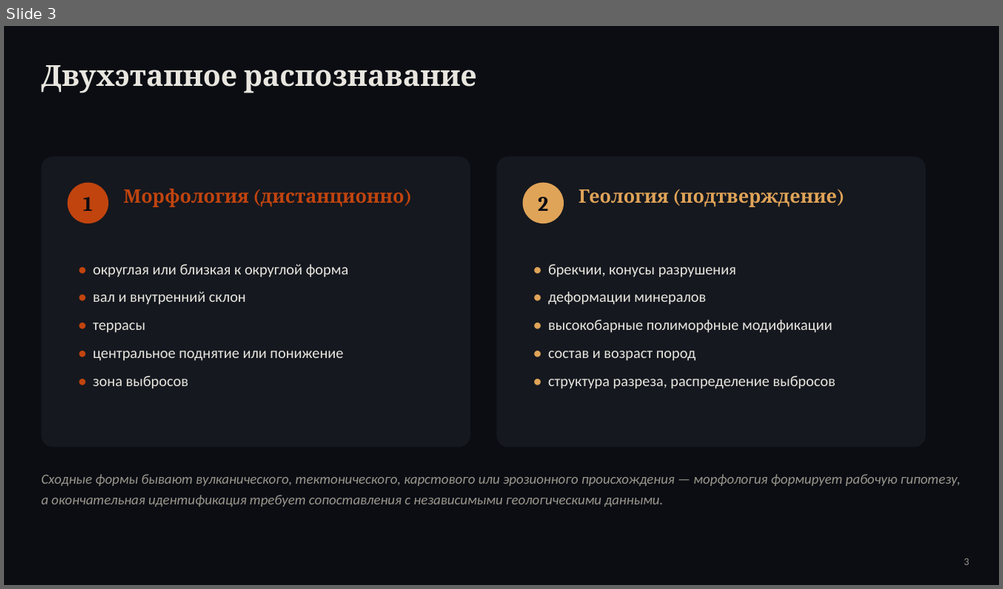
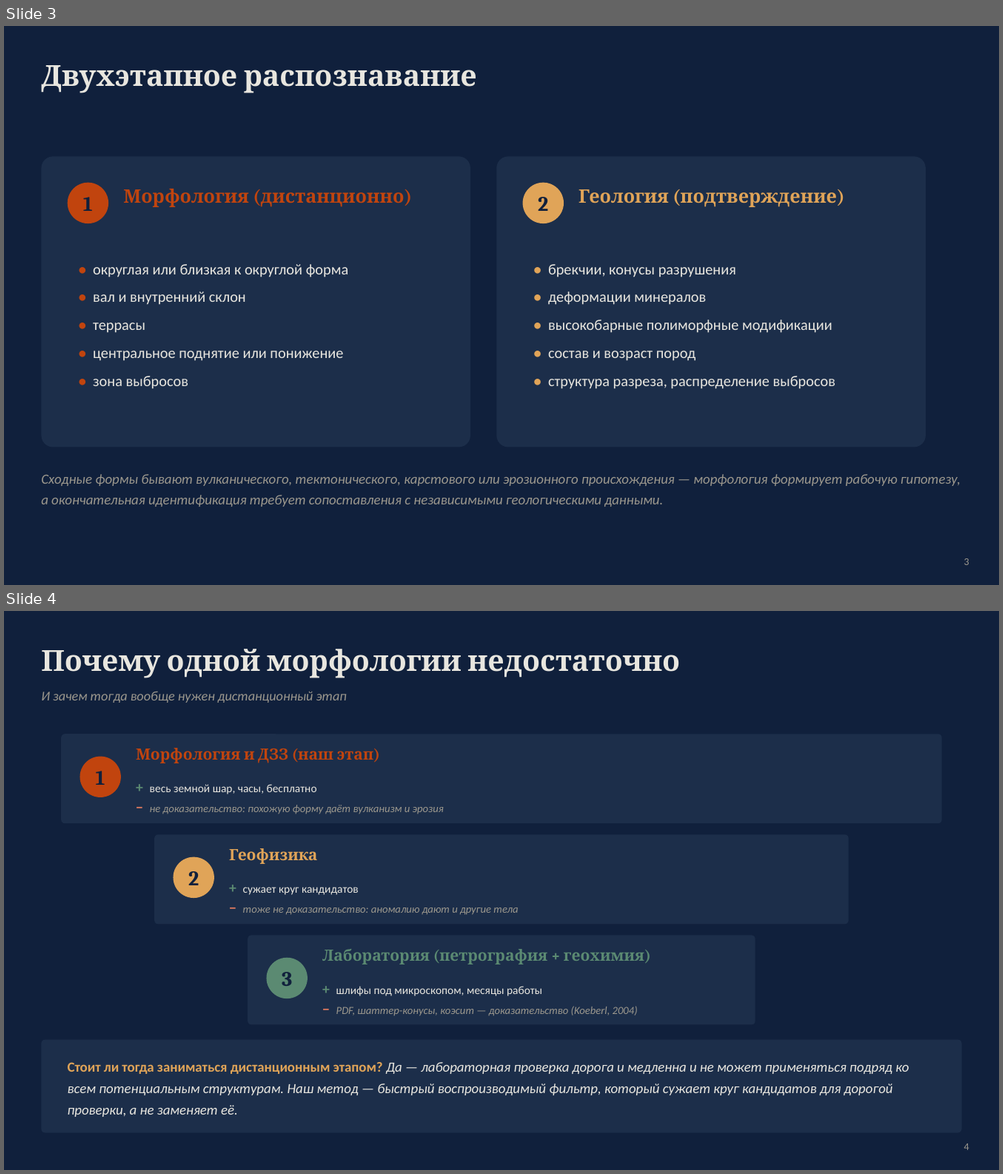
Before and after one commit to oterma19/craters-remote, a slide deck: crater_presentation.pptx. Shown one above the other, each under a label of ours: slide 3 before the commit, slides 3 and 4 after it. The pictures are 1003x589 and 1003x1174 pixels, drawn with LibreOffice and Linux fonts; fonts in the diff are those of the drawing. Boxes give left, top, right and bottom in pixels: in the first picture for what was removed or moved away, otherwise in the second. Text is boxed around its words. In the diff, an @@ line names an element or a change of style, - is before the commit and + after.

Commit message:
Тёмно-синяя тема, слайды о верификации и радарной литературе
Фон графиков/презентации сменён с почти чёрного на тёмно-синий.
Исправлен баг с окном поиска гребня вала для Lonar (упиралось в
границу окна, давая ложные 0% округлости) — числа для Lonar/Wolfe
Creek обновлены. Добавлены слайды: почему одной морфологии
недостаточно (верификационная пирамида, Koeberl 2004) и что уже
сделано с радаром vs оптикой для кратеров в литературе (McHone 2002,
van Gasselt 2017).

```diff
--- a/crater_presentation.pptx
+++ b/crater_presentation.pptx
@@ slide 4 added at [4,611,999,1170], background #10203C @@
@@ text added at [41,649,680,678], 28 pt, text #E8E6DF, bold @@
+Почему одной морфологии недостаточно
@@ text added at [41,692,347,703], 13 pt, text #9B978D, italic @@
+И зачем тогда вообще нужен дистанционный этап
@@ rounded rectangle added at [62,734,942,823], fill #1C2E4A @@
@@ ellipse added at [80,757,121,797], fill #C1440E, 20 pt, text #10203C, bold @@
+1
@@ text added at [136,748,374,763], 15 pt, text #C1440E, bold @@
+Морфология и ДЗЗ (наш этап)
@@ text added at [150,784,444,814], 10.5 pt, text #9B978D, italic @@
++ весь земной шар, часы, бесплатно
+− не доказательство: похожую форму даёт вулканизм и эрозия
@@ rounded rectangle added at [155,834,848,924], fill #1C2E4A @@
@@ text added at [229,849,317,864], 15 pt, text #E0A458, bold @@
+Геофизика
@@ ellipse added at [173,857,214,898], fill #E0A458, 20 pt, text #10203C, bold @@
+2
@@ text added at [243,887,518,915], 10.5 pt, text #9B978D, italic @@
++ сужает круг кандидатов
+− тоже не доказательство: аномалию дают и другие тела
@@ rounded rectangle added at [248,936,755,1025], fill #1C2E4A @@
@@ ellipse added at [267,958,307,999], fill #5B8A72, 20 pt, text #10203C, bold @@
+3
@@ text added at [322,949,644,965], 15 pt, text #5B8A72, bold @@
+Лаборатория (петрография + геохимия)
@@ text added at [336,986,637,1017], 10.5 pt, text #9B978D, italic @@
++ шлифы под микроскопом, месяцы работы
+− PDF, шаттер-конусы, коэсит — доказательство (Koeberl, 2004)
@@ rounded rectangle added at [41,1040,962,1133], fill #1C2E4A @@
@@ text added at [68,1062,908,1117], 13.5 pt, text #E8E6DF, italic @@
+Стоит ли тогда заниматься дистанционным этапом? Да — лабораторная проверка дорога и медленна и не может применяться подряд ко всем потенциальным структурам. Наш метод — быстрый воспроизводимый фильтр, который сужает круг кандидатов для дорогой проверки, а не заменяет её.
@@ text added at [964,1144,969,1150], 10 pt, text #9B978D @@
+4
@@ slide 3 changed as well @@
@@ background #0B0D13 to #10203C @@
@@ rounded rectangle at [41,156,470,448]: fill #15181F to #1C2E4A @@
@@ rounded rectangle at [496,156,925,448]: fill #15181F to #1C2E4A @@
@@ ellipse "1" at [68,183,108,224]: text colour #0B0D13 to #10203C @@
@@ ellipse "2" at [523,183,563,224]: text colour #0B0D13 to #10203C @@
```
Also in this commit, not shown: 12 other slides changed, 1 other slide added, 11 other files.
